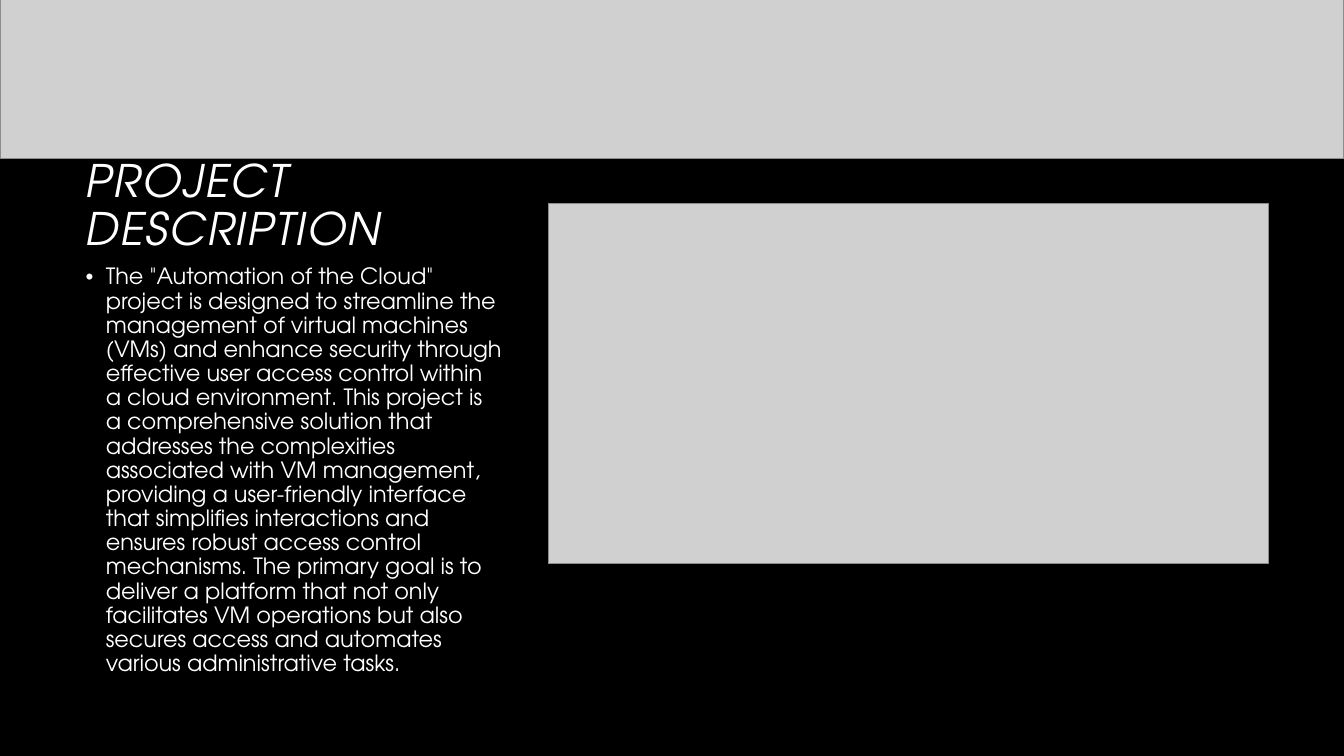
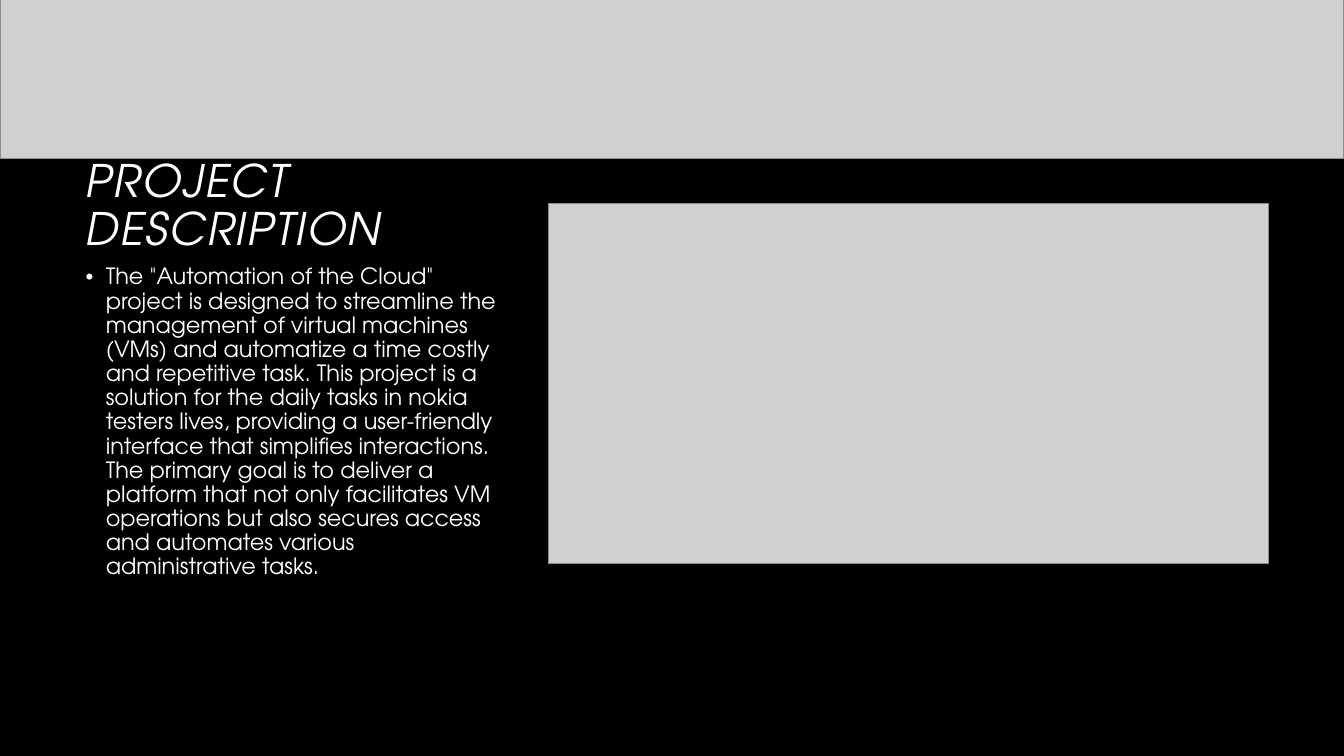
Before and after one commit to serbanples/Nokia_Cloud_Automation, a slide deck: slide 2 of Automation of the Cloud.pptx. Drawn at 1344x756 pixels with LibreOffice and Linux fonts; fonts in the diff are those of the drawing; grey boxes stand for pictures; background and template pictures are left out. Boxes give left, top, right and bottom in pixels: in the first picture for what was removed or moved away, otherwise in the second. Text is boxed around its words. In the diff, an @@ line names an element or a change of style, - is before the commit and + after.

```diff
--- a/Automation of the Cloud.pptx
+++ b/Automation of the Cloud.pptx
@@ text at (106,267,496,575): text changed @@
-• The "Automation of the Cloud" project is designed to streamline the management of virtual machines (VMs) and enhance security through effective user access control within a cloud environment. This project is a comprehensive solution that addresses the complexities associated with VM management, providing a user-friendly interface that simplifies interactions and ensures robust access control mechanisms. The primary goal is to deliver a platform that not only facilitates VM operations but also secures access and automates various administrative tasks.
+• The "Automation of the Cloud" project is designed to streamline the management of virtual machines (VMs) and automatize a time costly and repetitive task. This project is a solution for the daily tasks in nokia testers lives, providing a user-friendly interface that simplifies interactions. The primary goal is to deliver a platform that not only facilitates VM operations but also secures access and automates various administrative tasks.
```
Also in this commit, not shown: 7 other slides changed, 2 other files.
